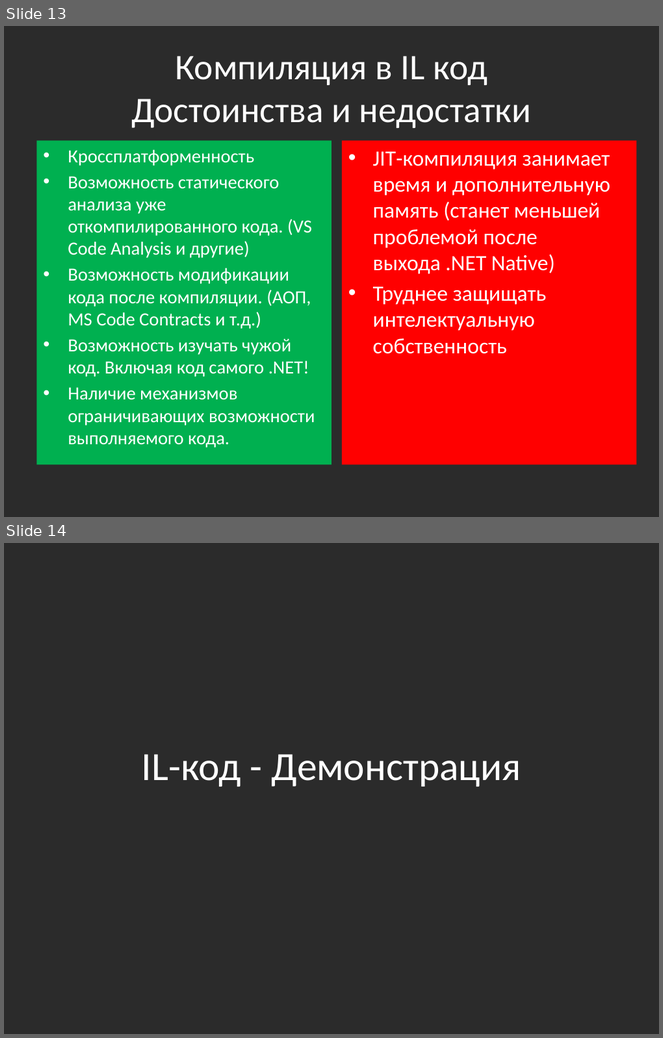
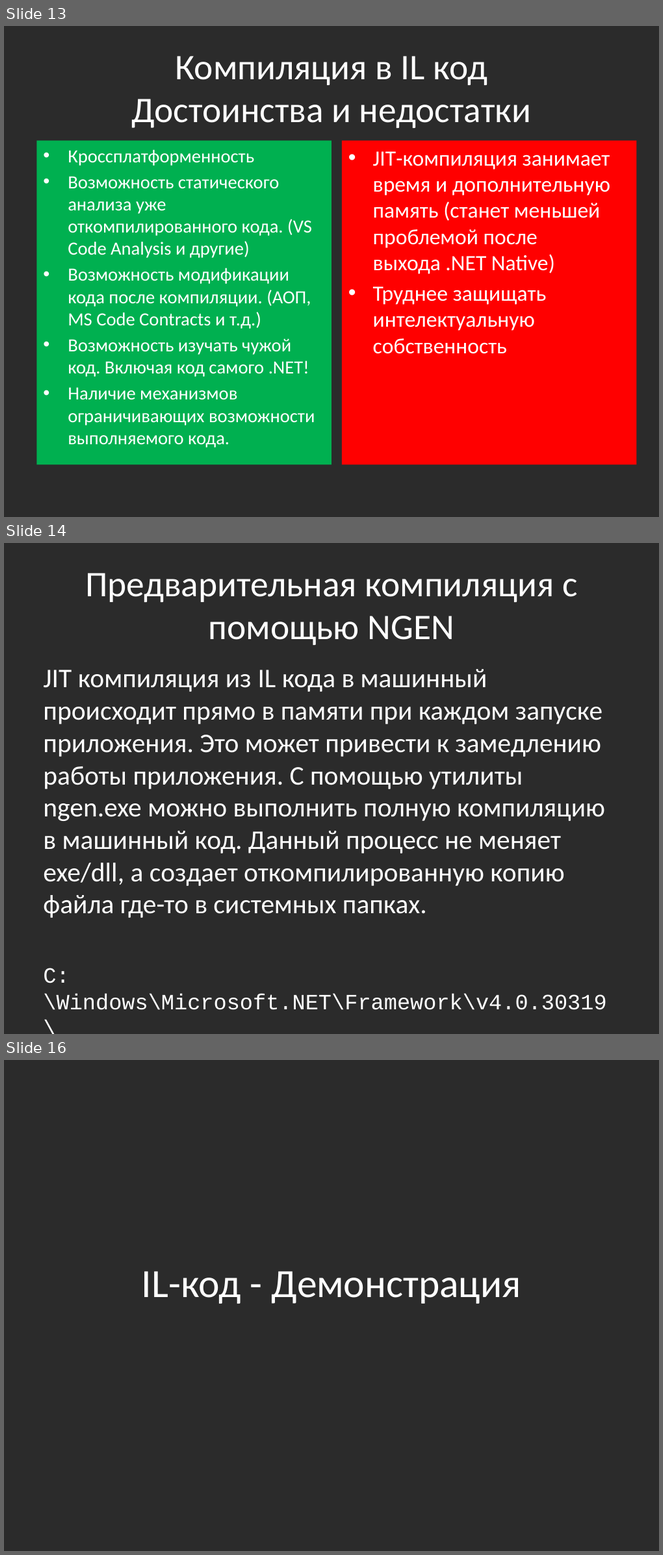
Before and after one commit to bazile/Training, a slide deck: Presentation/lesson-07-reflection.pptx. Shown one above the other, each under a label of ours: slides 13 and 14 before the commit, slides 13, 14 and 16 after it; the slides between them are not shown. The pictures are 663x1038 and 663x1555 pixels, drawn with LibreOffice and Linux fonts; fonts in the diff are those of the drawing; background and template pictures are left out; a plain dark background stands for a picture behind light text. Boxes give left, top, right and bottom in pixels: in the first picture for what was removed or moved away, otherwise in the second. Text is boxed around its words. In the diff, an @@ line names an element or a change of style, - is before the commit and + after.

```diff
--- a/Presentation/lesson-07-reflection.pptx
+++ b/Presentation/lesson-07-reflection.pptx
@@ slide 14 added at (x1=4, y1=543, x2=659, y2=1034), background picture (left out) @@
@@ title added at (x1=85, y1=573, x2=577, y2=645), 39.6 pt, text #FFFFFF @@
+Предварительная компиляция с помощью NGEN
@@ text added at (x1=43, y1=669, x2=607, y2=1010), 29.6 pt, text #FFFFFF @@
+JIT компиляция из IL кода в машинный происходит прямо в памяти при каждом запуске приложения. Это может привести к замедлению работы приложения. С помощью утилиты ngen.exe можно выполнить полную компиляцию в машинный код. Данный процесс не меняет exe/dll, а создает откомпилированную копию файла где-то в системных папках.
+C:\Windows\Microsoft.NET\Framework\v4.0.30319\
+ngen.exe install <Путь к EXE или DLL>
@@ what was slide 14 is now slide 16 @@
```
Also in this commit, not shown: 1 other slide added.
